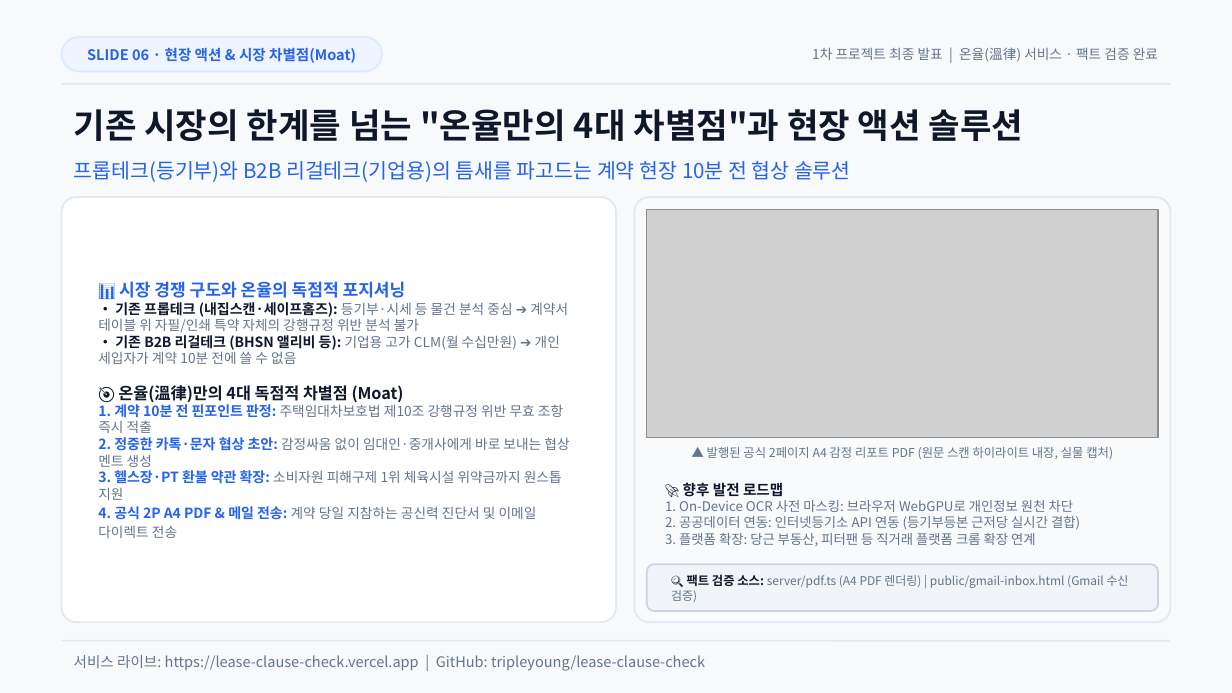
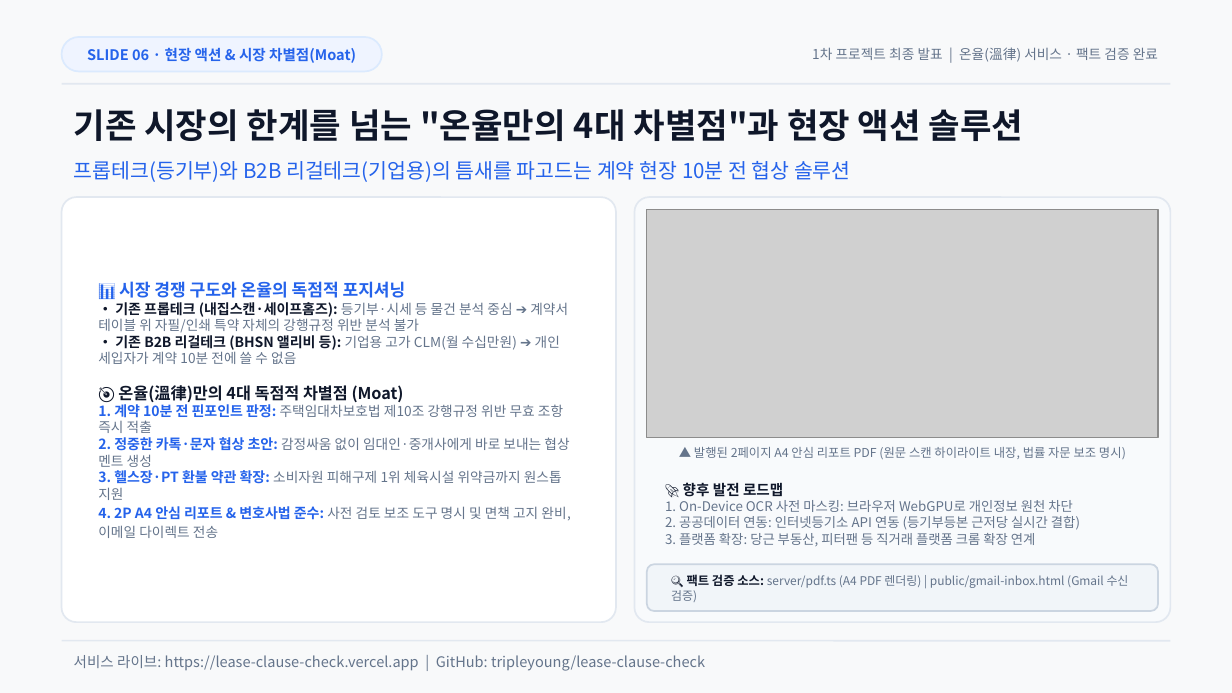
Before and after one commit to tripleyoung/lease-clause-check, a slide deck: slide 6 of submission/01_발표자료_계약서특약점검기.pptx. Drawn at 1232x693 pixels with LibreOffice and Linux fonts; fonts in the diff are those of the drawing; grey boxes stand for pictures. Boxes give left, top, right and bottom in pixels: in the first picture for what was removed or moved away, otherwise in the second. Text is boxed around its words. In the diff, an @@ line names an element or a change of style, - is before the commit and + after.

```diff
--- a/submission/01_발표자료_계약서특약점검기.pptx
+++ b/submission/01_발표자료_계약서특약점검기.pptx
@@ text at [98,281,571,538]: text changed @@
-📊 시장 경쟁 구도와 온율의 독점적 포지셔닝
-• 기존 프롭테크 (내집스캔·세이프홈즈): 등기부·시세 등 물건 분석 중심 ➔ 계약서 테이블 위 자필/인쇄 특약 자체의 강행규정 위반 분석 불가
-• 기존 B2B 리걸테크 (BHSN 앨리비 등): 기업용 고가 CLM(월 수십만원) ➔ 개인 세입자가 계약 10분 전에 쓸 수 없음
-🎯 온율(溫律)만의 4대 독점적 차별점 (Moat)
-1. 계약 10분 전 핀포인트 판정: 주택임대차보호법 제10조 강행규정 위반 무효 조항 즉시 적출
-2. 정중한 카톡·문자 협상 초안: 감정싸움 없이 임대인·중개사에게 바로 보내는 협상 멘트 생성
-3. 헬스장·PT 환불 약관 확장: 소비자원 피해구제 1위 체육시설 위약금까지 원스톱 지원
-4. 공식 2P A4 PDF & 메일 전송: 계약 당일 지참하는 공신력 진단서 및 이메일 다이렉트 전송
+📊 시장 경쟁 구도와 온율의 독점적 포지셔닝
+• 기존 프롭테크 (내집스캔·세이프홈즈): 등기부·시세 등 물건 분석 중심 ➔ 계약서 테이블 위 자필/인쇄 특약 자체의 강행규정 위반 분석 불가
+• 기존 B2B 리걸테크 (BHSN 앨리비 등): 기업용 고가 CLM(월 수십만원) ➔ 개인 세입자가 계약 10분 전에 쓸 수 없음
+🎯 온율(溫律)만의 4대 독점적 차별점 (Moat)
+1. 계약 10분 전 핀포인트 판정: 주택임대차보호법 제10조 강행규정 위반 무효 조항 즉시 적출
+2. 정중한 카톡·문자 협상 초안: 감정싸움 없이 임대인·중개사에게 바로 보내는 협상 멘트 생성
+3. 헬스장·PT 환불 약관 확장: 소비자원 피해구제 1위 체육시설 위약금까지 원스톱 지원
+4. 2P A4 안심 리포트 & 변호사법 준수: 사전 검토 보조 도구 명시 및 면책 고지 완비, 이메일 다이렉트 전송
@@ text at [694,447,1126,459]: text changed @@
-▲ 발행된 공식 2페이지 A4 감정 리포트 PDF (원문 스캔 하이라이트 내장, 실물 캡처)
+▲ 발행된 2페이지 A4 안심 리포트 PDF (원문 스캔 하이라이트 내장, 법률 자문 보조 명시)
```
Also in this commit, not shown: 13 other files.
